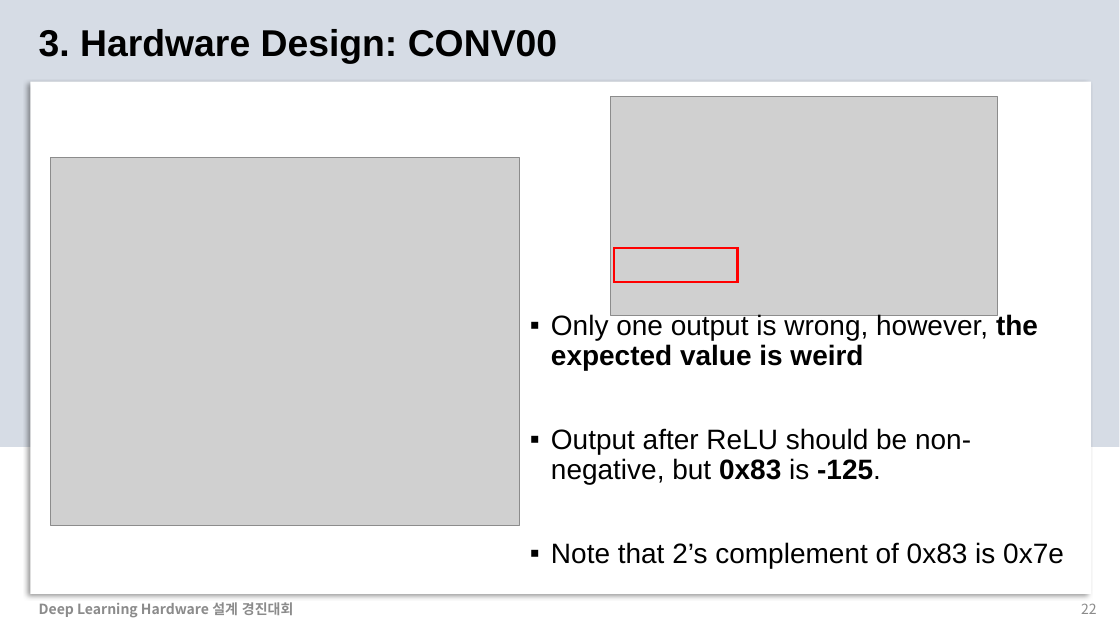
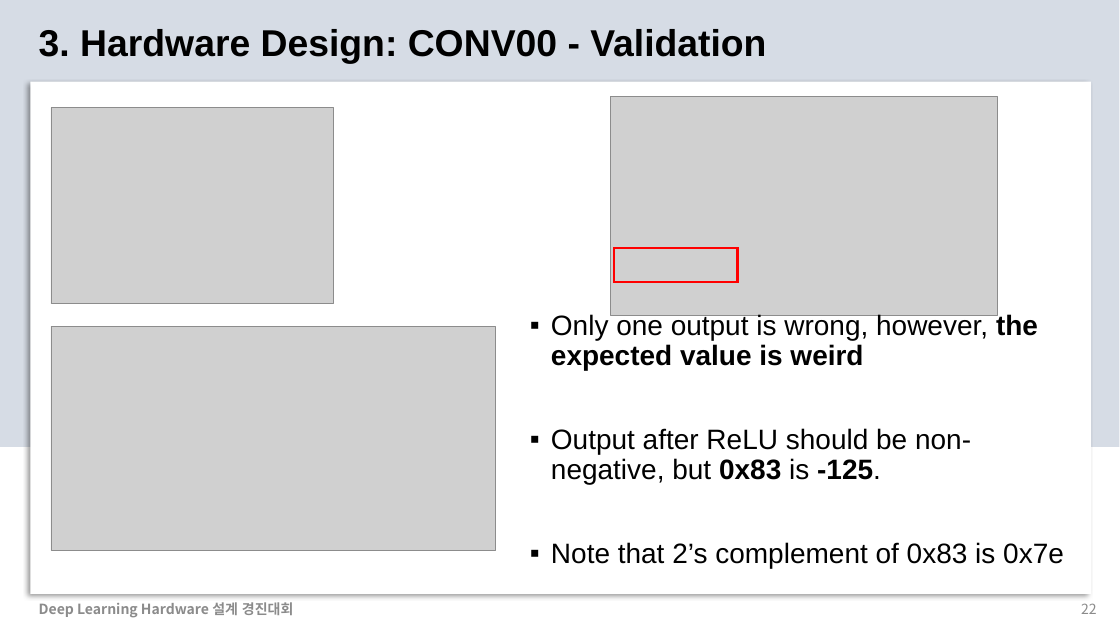
Before and after one commit to chaangwoo/AIX2024_ChipChamps, a slide deck: slide 22 of 2_Presentation/AIX2024_ChipChamps.pptx. Drawn at 1120x630 pixels with LibreOffice and Linux fonts; fonts in the diff are those of the drawing; grey boxes stand for pictures. Boxes give left, top, right and bottom in pixels: in the first picture for what was removed or moved away, otherwise in the second. Text is boxed around its words. In the diff, an @@ line names an element or a change of style, - is before the commit and + after.

```diff
--- a/2_Presentation/AIX2024_ChipChamps.pptx
+++ b/2_Presentation/AIX2024_ChipChamps.pptx
@@ text at (x1=39, y1=29, x2=766, y2=64): text changed @@
-3. Hardware Design: CONV00
+3. Hardware Design: CONV00 - Validation
@@ picture added at (x1=51, y1=108, x2=334, y2=304) @@
@@ picture removed at (x1=50, y1=158, x2=519, y2=525) @@
@@ picture added at (x1=51, y1=326, x2=496, y2=550) @@
```
Also in this commit, not shown: 9 other slides changed, 5 slides added, 1 slide removed.
